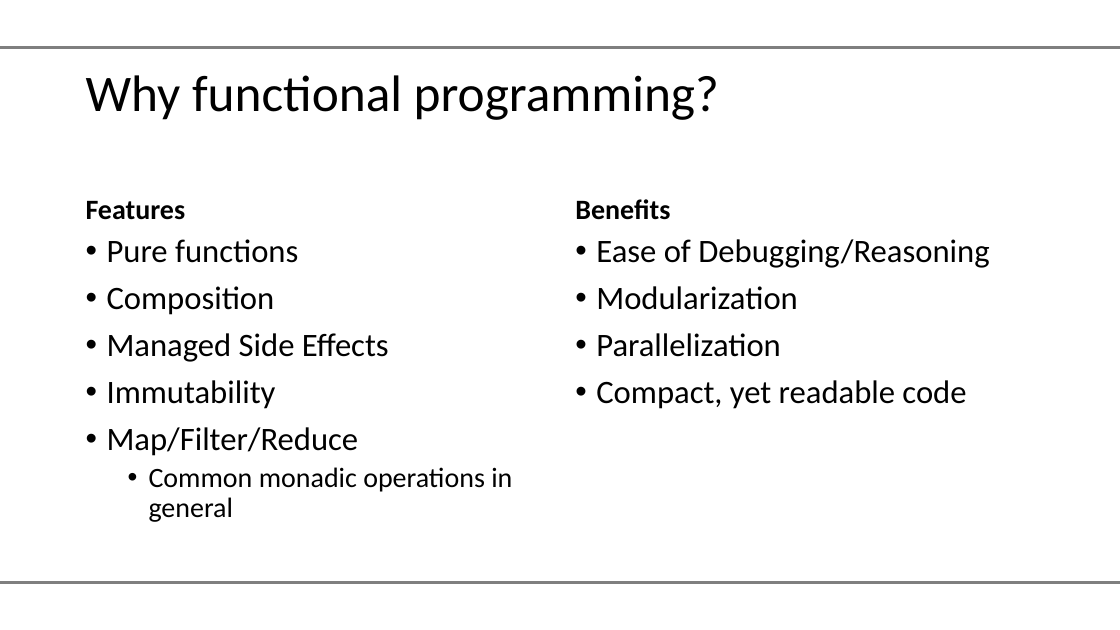
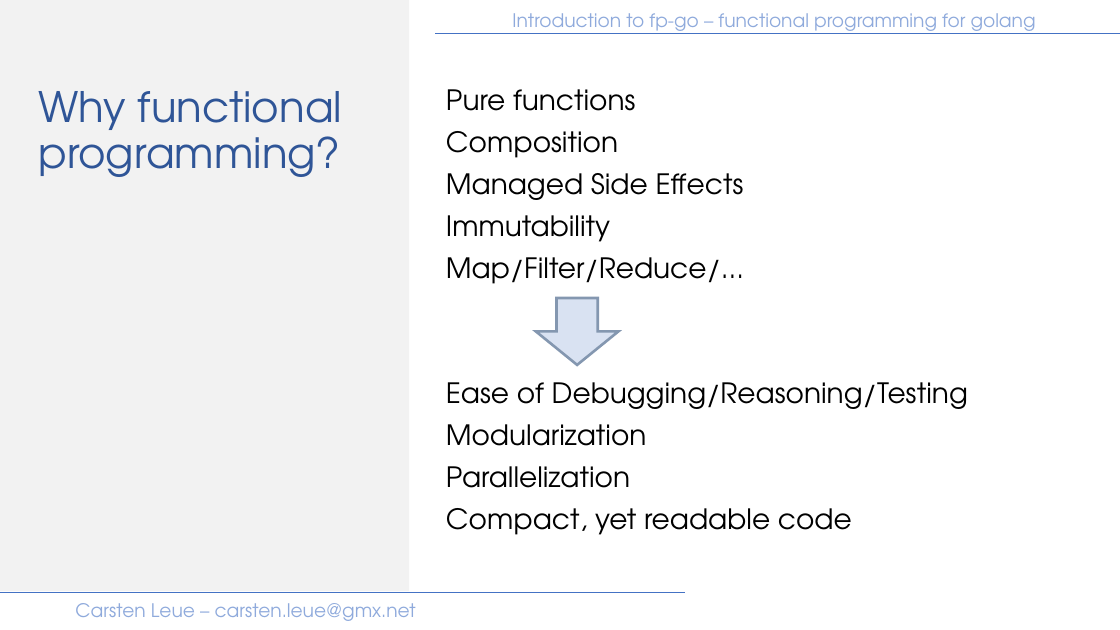
Before and after one commit to IBM/fp-go, a slide deck: slide 4 of samples/presentation/introduction.pptx (slide 3 before the commit). Drawn at 1120x630 pixels with LibreOffice and Linux fonts; fonts in the diff are those of the drawing; background and template pictures are left out. Boxes give left, top, right and bottom in pixels: in the first picture for what was removed or moved away, otherwise in the second. Text is boxed around its words. In the diff, an @@ line names an element or a change of style, - is before the commit and + after.

Commit message:
fix: update presentation

```diff
--- a/samples/presentation/introduction.pptx
+++ b/samples/presentation/introduction.pptx
@@ rectangle added at [0, 0, 409, 592], fill #F2F2F2 @@
@@ text "Introduction to fp-go – functional ...": place and size @@
-text "Introduction to fp-go – functional ..." at [192, 75, 719, 120]
+text "Introduction to fp-go – functional ..." at [512, 13, 1036, 34]
@@ text "Introduction to fp-go – functional ..." at [512, 13, 1036, 34]: size 18 to 16 pt, font Calibri to TeX Gyre Adventor, text colour #FFFFFF to #8FAADC @@
@@ rectangle removed at [0, 48, 1120, 583] @@
@@ line removed from (0, 48) to (1120, 48) @@
@@ line added from (1120, 34) to (435, 34), #4472C4 0.5 pt @@
@@ title "Why functional programming?": place and size @@
-title "Why functional programming?" at [86, 75, 181, 120]
+title "Why functional programming?" at [38, 91, 342, 177]
@@ title "Why functional programming?" at [38, 91, 342, 177]: size 44 to 36 pt, font Calibri to TeX Gyre Adventor, text colour #000000 to #2F5597; vertical alignment middle to top @@
@@ text "Pure functions": place and size @@
-text "Pure functions" at [107, 239, 512, 522]
+text "Pure functions" at [446, 89, 968, 535]
@@ text at [446, 89, 744, 242]: size 28 to 24 pt, font Calibri to TeX Gyre Adventor in "Pure functions", "Composition", "Managed Side Effects", "Immutability"; bullet • to none @@
@@ text removed at [86, 201, 186, 220] @@
-Features
@@ text removed at [575, 199, 670, 220] @@
-Benefits
@@ text removed at [596, 239, 989, 409] @@
-• Ease of Debugging/Reasoning
-• Modularization
-• Parallelization
-• Compact, yet readable code
@@ text at [446, 257, 968, 535]: text changed; font Calibri to TeX Gyre Adventor @@
-• Map/Filter/Reduce
-  • Common monadic operations in general
+Map/Filter/Reduce/...
+Ease of Debugging/Reasoning/Testing
+Modularization
+Parallelization
+Compact, yet readable code
@@ down arrow added at [536, 298, 618, 365], fill #B4C7E7 at 50% opacity, outline #8497B0 2.25 pt @@
@@ line removed from (0, 582) to (1120, 582) @@
@@ line added from (685, 592) to (0, 592), #4472C4 0.5 pt @@
@@ text at [75, 603, 416, 621]: text changed; size 18 to 16 pt; font Calibri to TeX Gyre Adventor; text colour #FFFFFF to #8FAADC @@
-Carsten Leue – carsten.leue@de.ibm.com
+Carsten Leue – carsten.leue@gmx.net
```
Also in this commit, not shown: 25 other slides changed, 4 slides added.
